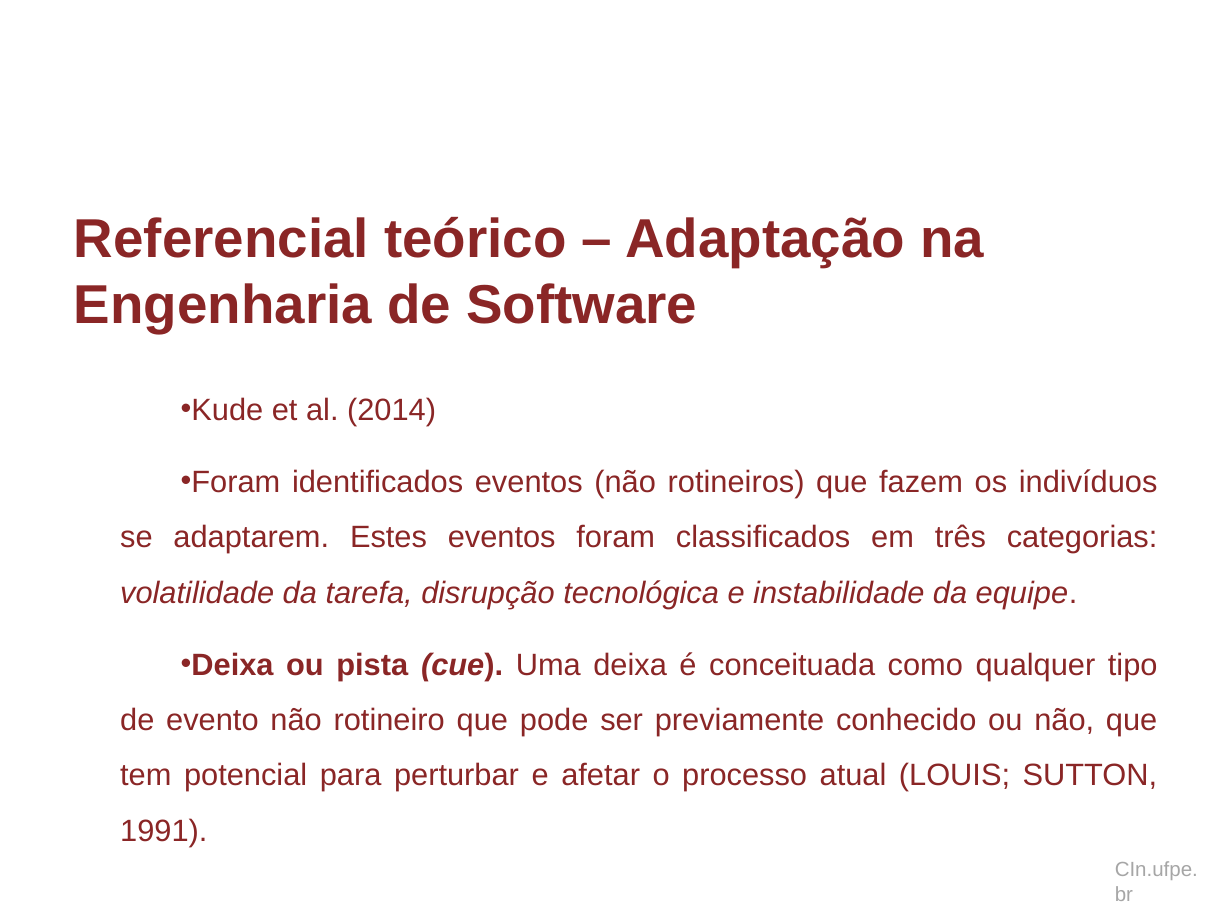
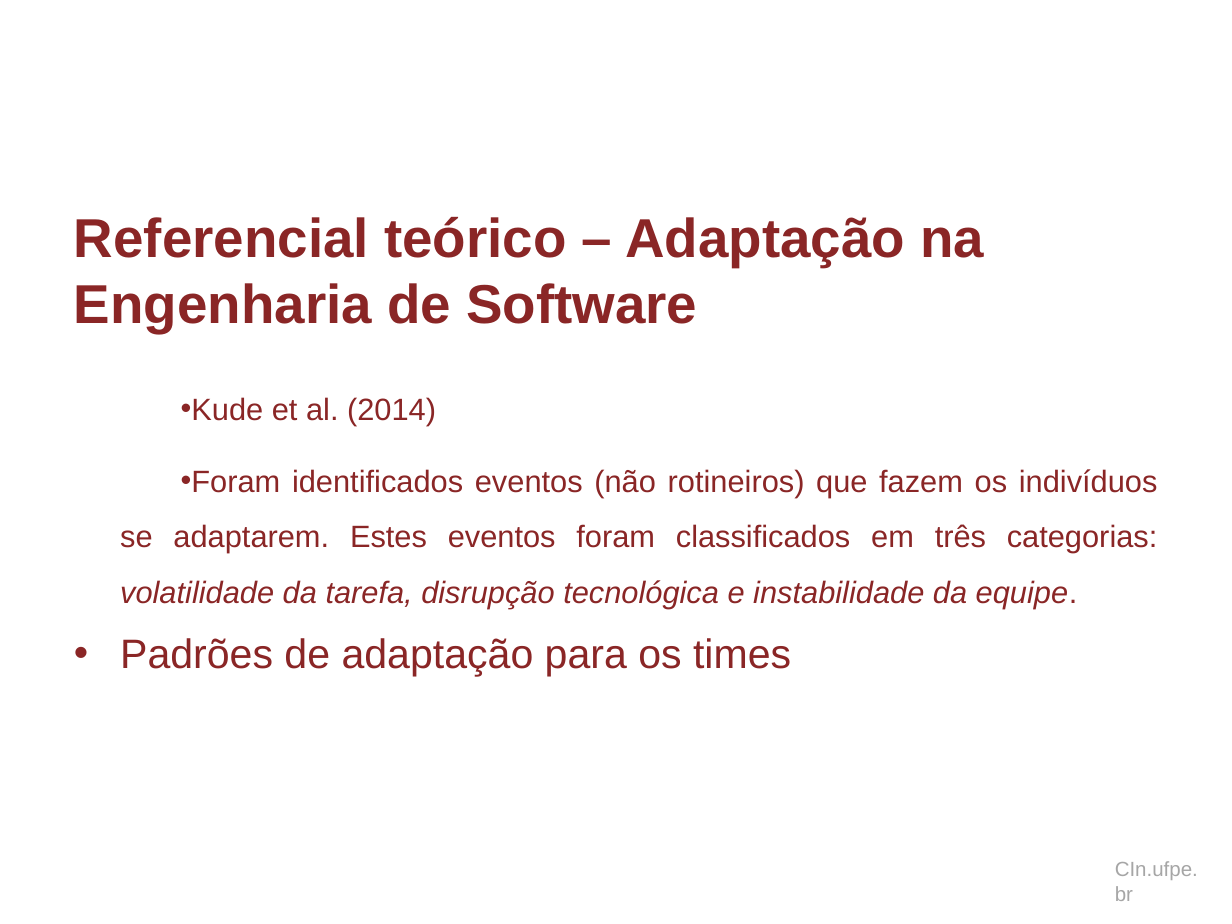
Before and after one commit to dan1lo/doutoradoR, a slide deck: slide 30 of apresentacao doutorado.pptx. Drawn at 1232x924 pixels with LibreOffice and Linux fonts; fonts in the diff are those of the drawing; background and template pictures are left out. Boxes give left, top, right and bottom in pixels: in the first picture for what was removed or moved away, otherwise in the second. Text is boxed around its words. In the diff, an @@ line names an element or a change of style, - is before the commit and + after.

```diff
--- a/apresentacao doutorado.pptx
+++ b/apresentacao doutorado.pptx
@@ text at (x1=120, y1=638, x2=791, y2=677): text changed; size 18 to 24 pt @@
-• Deixa ou pista (cue). Uma deixa é conceituada como qualquer tipo de evento não rotineiro que pode ser previamente conhecido ou não, que tem potencial para perturbar e afetar o processo atual (LOUIS; SUTTON, 1991).
+• Padrões de adaptação para os times
```
Also in this commit, not shown: 9 other slides changed, 7 slides added.
